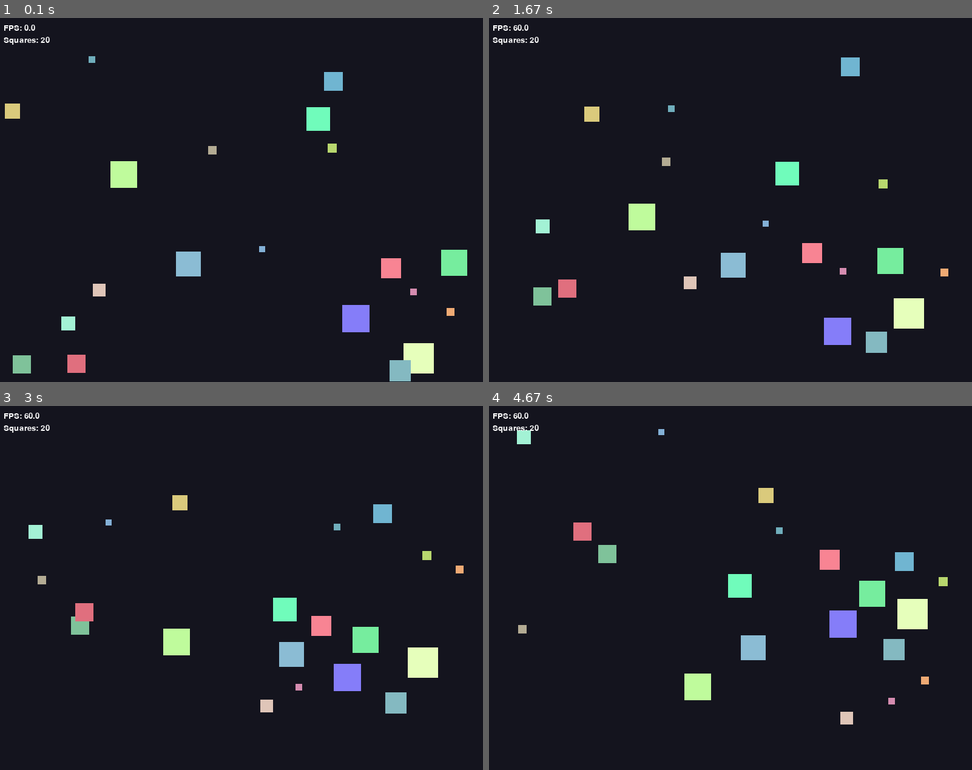
Above: before the commit, frames 1-4 (two rows, left to right).
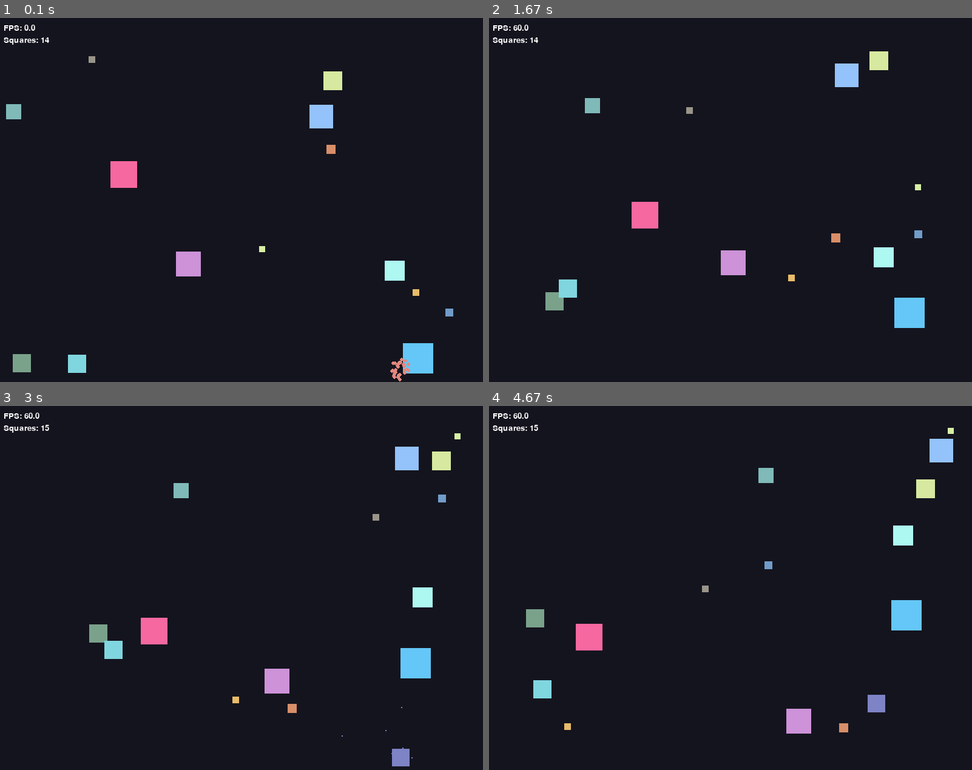
Above: after the commit, the same moments.

Repository: Krishnabansal2006/lab8-pygame
Game: pygame game, started from main.py
The game is run twice, just before and just after one commit, with the same random seed, the same clock (stepped at 60 frames per second) and the same inputs.
Inputs:
- Up to frame 1 (0.1 s): no input
- Up to frame 2 (1.67 s): no input
- Up to frame 3 (3 s): no input
- Up to frame 4 (4.67 s): no input

The runs differ from the first frame. In frame 1, 4.2% of the frame differs, in the area x 1-97%, y 5-100%; in frame 2, 4.9%; in frame 3, 6.4%; in frame 4, 6.5%, in the area x 5-97%, y 5-90%.

Commit message:
feat: Chasing Behavior and clean up

Diff:
--- a/main.py
+++ b/main.py
@@ -2,84 +2,102 @@
 import math
 import pygame
 
-# Window and simulation settings
+# ─── Constants ────────────────────────────────────────────────────────────────
 WIDTH: int = 800
 HEIGHT: int = 600
 FPS: int = 60
-NUM_SQUARES: int = 20
+NUM_SQUARES: int = 15
 BG_COLOR: tuple[int, int, int] = (20, 20, 30)
 MIN_SIZE: int = 10
 MAX_SIZE: int = 50
 MAX_SPEED: float = 4.0
-FLEE_RADIUS: float = 70.0
-
-
+FLEE_RADIUS: float = 70.0      # pixels - small squares detect threats within this range
+CHASE_RADIUS: float = 120.0    # pixels - big squares detect prey within this range
+SEP_RADIUS: float = 30.0       # pixels - squares push apart when closer than this
+
+
+# ─── Particle ─────────────────────────────────────────────────────────────────
 class Particle:
-    """Short-lived dot used for death burst and birth convergence effects."""
+    """
+    Short-lived visual dot.
+    Used for two effects:
+    - Death burst: particles fly outward from where a square died
+    - Birth convergence: particles start scattered and fly inward to birth point
+    """
 
     def __init__(self, x: float, y: float, color: tuple[int, int, int]) -> None:
         self.x: float = x
         self.y: float = y
         self.color: tuple[int, int, int] = color
-        # Random outward direction - overwritten for birth particles
+        # Default: random outward velocity (overridden for birth particles)
         angle: float = random.uniform(0, 2 * math.pi)
-        speed: float = random.uniform(80, 200)
+        speed: float = random.uniform(80, 200)  # pixels per second
         self.vx: float = math.cos(angle) * speed
         self.vy: float = math.sin(angle) * speed
         self.age: float = 0.0
-        self.lifespan: float = random.uniform(0.6, 1.2)
+        self.lifespan: float = random.uniform(0.6, 1.2)  # seconds alive
 
     def update(self, dt: float) -> None:
-        """Move particle and advance its age."""
+        """Move the particle forward and age it."""
         self.age += dt
         self.x += self.vx * dt
         self.y += self.vy * dt
 
     def is_dead(self) -> bool:
-        """Returns True when particle has exceeded its lifespan."""
+        """True when the particle has exceeded its lifespan."""
         return self.age >= self.lifespan
 
     def draw(self, surface: pygame.Surface) -> None:
-        """Draw particle as a shrinking circle that fades toward end of life."""
-        alpha: float = 1.0 - (self.age / self.lifespan)
+        """Draw as a small circle that shrinks and fades as it ages."""
+        alpha: float = 1.0 - (self.age / self.lifespan)  # 1.0 = fresh, 0.0 = dead
         radius: int = max(1, int(4 * alpha))
         pygame.draw.circle(surface, self.color, (int(self.x), int(self.y)), radius)
 
 
+# ─── Square ───────────────────────────────────────────────────────────────────
 class Square:
-    """Main moving entity in the simulation."""
+    """
+    The main entity. Each square:
+    - Moves with jitter (random direction changes)
+    - Flees from bigger squares nearby
+    - Chases smaller squares nearby
+    - Separates from squares that are too close
+    - Steers away from walls
+    - Has a lifespan and dies when it expires or is caught
+    """
 
     def __init__(self, x: float, y: float, size: int, color: tuple[int, int, int]) -> None:
         self.x: float = x
         self.y: float = y
         self.size: int = size
         self.color: tuple[int, int, int] = color
-        # Bigger squares are slower
+        # Bigger squares move slower (speed = MAX_SPEED * MIN_SIZE / size)
         self.max_speed: float = MAX_SPEED * (MIN_SIZE / self.size)
         self.speed: float = self.max_speed
-        self.jitter_timer: int = random.randint(20, 60)
-        # Start moving in a random direction
+        self.jitter_timer: int = random.randint(20, 60)  # frames until next direction nudge
         angle: float = random.uniform(0, 2 * math.pi)
-        self.vx: float = self.speed * math.cos(angle)
-        self.vy: float = self.speed * math.sin(angle)
-        # Each square lives between 5 and 20 seconds
-        self.lifespan: float = random.uniform(5, 20)
-        self.age: float = 0.0
-        # Freeze timer pauses movement after rebirth
-        self.freeze_timer: float = 0.0
+        self.vx: float = self.speed * math.cos(angle)   # velocity x component
+        self.vy: float = self.speed * math.sin(angle)   # velocity y component
+        self.lifespan: float = random.uniform(5, 20)    # seconds until natural death
+        self.age: float = 0.0                           # seconds alive so far
+        self.freeze_timer: float = 0.0                  # seconds to stay frozen after rebirth
 
     def update(self, screen_w: int, screen_h: int, squares: list, dt: float) -> None:
-        """Update position, steering, and age each frame."""
-
-        # If frozen after rebirth, count down and skip movement
+        """
+        Main update called every frame.
+        Order: freeze check → age → jitter → flee → chase → separation
+        → wall steering → blend velocity → clamp speed → move → bounce
+        """
+
+        # 1) Freeze: new squares pause briefly after rebirth
         if self.freeze_timer > 0:
             self.freeze_timer -= dt
             return
 
-        # Age the square toward its death
+        # 2) Age toward natural death
         self.age += dt
 
-        # Jitter: slightly rotate direction every few frames for organic movement
+        # 3) Jitter: slightly rotate velocity every few frames for organic movement
         self.jitter_timer -= 1
         if self.jitter_timer <= 0:
             angle: float = math.atan2(self.vy, self.vx) + random.uniform(-0.1, 0.1)
@@ -87,7 +105,7 @@
             self.vy = self.speed * math.sin(angle)
             self.jitter_timer = random.randint(30, 90)
 
-        # Flee: steer away from nearby bigger squares
+        # 4) Flee: steer away from bigger squares within FLEE_RADIUS
         flee_x: float = 0.0
         flee_y: float = 0.0
         for other in squares:
@@ -98,16 +116,44 @@
                 dy: float = self.y - other.y
                 dist: float = math.hypot(dx, dy)
                 if 0 < dist < FLEE_RADIUS:
-                    # Closer threats push harder
-                    w: float = 1.0 - (dist / FLEE_RADIUS)
+                    w: float = 1.0 - (dist / FLEE_RADIUS)  # stronger when closer
                     flee_x += (dx / dist) * w
                     flee_y += (dy / dist) * w
 
-        # Wall steering: push away from edges before hitting them
+        # 5) Chase: steer toward smaller squares within CHASE_RADIUS
+        chase_x: float = 0.0
+        chase_y: float = 0.0
+        for other in squares:
+            if other is self:
+                continue
+            if other.size < self.size:
+                dx: float = self.x - other.x
+                dy: float = self.y - other.y
+                dist: float = math.hypot(dx, dy)
+                if 0 < dist < CHASE_RADIUS:
+                    w: float = 1.0 - (dist / CHASE_RADIUS)
+                    chase_x += (-dx / dist) * w  # negative = toward target
+                    chase_y += (-dy / dist) * w
+
+        # 6) Separation: push away from any square that overlaps
+        sep_x: float = 0.0
+        sep_y: float = 0.0
+        for other in squares:
+            if other is self:
+                continue
+            dx: float = self.x - other.x
+            dy: float = self.y - other.y
+            dist: float = math.hypot(dx, dy)
+            if 0 < dist < SEP_RADIUS:
+                w: float = 1.0 - (dist / SEP_RADIUS)
+                sep_x += (dx / dist) * w
+                sep_y += (dy / dist) * w
+
+        # 7) Wall steering: gentle push away from screen edges before impact
         wall_x: float = 0.0
         wall_y: float = 0.0
-        margin: int = 40
-        wall_strength: float = 0.35
+        margin: int = 60         # pixels from edge where push begins
+        wall_strength: float = 0.8
 
         if self.x < margin:
             wall_x += wall_strength * (1.0 - self.x / margin)
@@ -120,30 +166,37 @@
             bottom_gap: float = screen_h - (self.y + self.size)
             wall_y -= wall_strength * (1.0 - bottom_gap / margin)
 
-        # Combine flee and wall into one steering force
-        steer_x: float = flee_x + wall_x
-        steer_y: float = flee_y + wall_y
+        # 8) Combine forces - flee takes priority over chase
+        # Separation and wall always apply
+        if flee_x != 0 or flee_y != 0:
+            steer_x: float = flee_x + wall_x + sep_x
+            steer_y: float = flee_y + wall_y + sep_y
+        else:
+            steer_x: float = chase_x + wall_x + sep_x
+            steer_y: float = chase_y + wall_y + sep_y
+
         steer_len: float = math.hypot(steer_x, steer_y)
 
         if steer_len > 0:
-            # Normalize then blend smoothly into current velocity
+            # Normalize to unit vector, then blend 35% new direction into velocity
             steer_x /= steer_len
             steer_y /= steer_len
-            blend: float = 0.22
+            blend: float = 0.35
             self.vx = (1 - blend) * self.vx + blend * steer_x * self.speed
             self.vy = (1 - blend) * self.vy + blend * steer_y * self.speed
 
-        # Clamp speed so no force exceeds max
+        # 9) Clamp: prevent any force from exceeding max speed
         v: float = math.hypot(self.vx, self.vy)
         if v > self.speed:
             self.vx = (self.vx / v) * self.speed
             self.vy = (self.vy / v) * self.speed
 
-        # Time-based movement: dt*60 keeps speed consistent at any frame rate
+        # 10) Move: time-based so speed is frame-rate independent
+        # dt * 60 means at 60 FPS the multiplier is 1.0 (no change)
         self.x += self.vx * dt * 60
         self.y += self.vy * dt * 60
 
-        # Hard bounce off walls
+        # 11) Hard bounce off all four walls
         if self.x < 0:
             self.x = 0
             self.vx = abs(self.vx)
@@ -158,7 +211,7 @@
             self.y = screen_h - self.size
             self.vy = -abs(self.vy)
 
-        # Anti-stick: cancel velocity pointing into a wall
+        # 12) Anti-stick: zero out velocity pointing into a wall
         eps: float = 1e-6
         if self.x <= eps and self.vx < 0:
             self.vx = 0
@@ -170,11 +223,26 @@
             self.vy = 0
 
     def is_dead(self) -> bool:
-        """Returns True when square has lived past its lifespan."""
+        """True when the square has lived past its natural lifespan."""
         return self.age >= self.lifespan
 
+    def is_caught(self, squares: list) -> bool:
+        """True if a bigger square is physically overlapping this square."""
+        cx1: float = self.x + self.size / 2
+        cy1: float = self.y + self.size / 2
+        for other in squares:
+            if other is self:
+                continue
+            if other.size > self.size:
+                cx2: float = other.x + other.size / 2
+                cy2: float = other.y + other.size / 2
+                dist: float = math.hypot(cx1 - cx2, cy1 - cy2)
+                if dist < (self.size + other.size) / 2:
+                    return True
+        return False
+
     def draw(self, surface: pygame.Surface) -> None:
-        """Draw the square as a filled rectangle."""
+        """Draw as a solid colored rectangle."""
         pygame.draw.rect(
             surface,
             self.color,
@@ -182,45 +250,55 @@
         )
 
 
+# ─── Factory functions ────────────────────────────────────────────────────────
+
 def create_square(screen_w: int, screen_h: int) -> Square:
-    """Create one square at a random position with random size and color."""
+    """Create one square with random size, position and color."""
     size: int = random.randint(MIN_SIZE, MAX_SIZE)
     x: float = random.uniform(0, screen_w - size)
     y: float = random.uniform(0, screen_h - size)
-    color: tuple[int, int, int] = (random.randint(100, 255), random.randint(100, 255), random.randint(100, 255))
+    color: tuple[int, int, int] = (
+        random.randint(100, 255),
+        random.randint(100, 255),
+        random.randint(100, 255),
+    )
     return Square(x, y, size, color)
 
 
 def create_squares(n: int, screen_w: int, screen_h: int) -> list[Square]:
-    """Create n squares at random positions."""
+    """Create n squares."""
     return [create_square(screen_w, screen_h) for _ in range(n)]
 
 
 def create_death_particles(x: float, y: float, color: tuple[int, int, int]) -> list[Particle]:
-    """Burst of particles flying outward from death position."""
+    """30 particles bursting outward from death position."""
     return [Particle(x, y, color) for _ in range(30)]
 
 
 def create_birth_particles(x: float, y: float, color: tuple[int, int, int]) -> list[Particle]:
-    """Particles start scattered around birth position and converge inward."""
+    """
+    30 particles that start scattered and converge toward birth position.
+    Each particle starts at a random offset and its velocity points inward.
+    """
     particles: list[Particle] = []
     for _ in range(30):
-        # Start at random offset from birth point
         angle: float = random.uniform(0, 2 * math.pi)
         distance: float = random.uniform(50, 150)
         start_x: float = x + math.cos(angle) * distance
         start_y: float = y + math.sin(angle) * distance
         p: Particle = Particle(start_x, start_y, color)
-        # Override velocity to point toward birth center
         speed: float = random.uniform(80, 200)
         dx: float = x - start_x
         dy: float = y - start_y
         length: float = math.hypot(dx, dy)
+        # Override default outward velocity with inward direction
         p.vx = (dx / length) * speed
         p.vy = (dy / length) * speed
         particles.append(p)
     return particles
 
+
+# ─── Main loop ────────────────────────────────────────────────────────────────
 
 def main() -> None:
     pygame.init()
@@ -228,15 +306,16 @@
     screen: pygame.Surface = pygame.display.set_mode((WIDTH, HEIGHT))
     pygame.display.set_caption("Random Squares")
     clock: pygame.time.Clock = pygame.time.Clock()
+
     squares: list[Square] = create_squares(NUM_SQUARES, WIDTH, HEIGHT)
     particles: list[Particle] = []
-    # Each entry stores (spawn_time, x, y) for a pending rebirth
+    # pending_spawns: list of (target_time, x, y) for delayed rebirths
     pending_spawns: list[tuple[float, float, float]] = []
     current_time: float = 0.0
 
     running: bool = True
     while running:
-        dt: float = clock.tick(FPS) / 1000.0
+        dt: float = clock.tick(FPS) / 1000.0  # seconds since last frame
         current_time += dt
 
         for event in pygame.event.get():
@@ -245,34 +324,35 @@
 
         screen.fill(BG_COLOR)
 
-        # Update squares and handle deaths
+        # Update all squares and collect dead ones
         alive: list[Square] = []
         for sq in squares:
             sq.update(WIDTH, HEIGHT, squares, dt)
-            if sq.is_dead():
-                # Death burst at square center
+            if sq.is_dead() or sq.is_caught(squares):
+                # Square died - burst particles and schedule rebirth
                 cx: float = sq.x + sq.size / 2
                 cy: float = sq.y + sq.size / 2
                 particles.extend(create_death_particles(cx, cy, sq.color))
-                # Schedule rebirth at same position 2 seconds later
                 pending_spawns.append((current_time + 2.0, cx, cy))
             else:
                 alive.append(sq)
-        squares = alive
-
-        # Spawn any rebirths whose timer has elapsed
+        squares = alive  # safe swap - never mutate list during iteration
+
+        # Spawn rebirths whose delay has elapsed
         still_pending: list[tuple[float, float, float]] = []
         for spawn_time, bx, by in pending_spawns:
             if current_time >= spawn_time:
                 size: int = random.randint(MIN_SIZE, MAX_SIZE)
-                color: tuple[int, int, int] = (random.randint(100, 255), random.randint(100, 255), random.randint(100, 255))
-                # Spawn at death position
+                color: tuple[int, int, int] = (
+                    random.randint(100, 255),
+                    random.randint(100, 255),
+                    random.randint(100, 255),
+                )
                 new_sq: Square = Square(bx - size / 2, by - size / 2, size, color)
                 new_sq.vx = 0.0
                 new_sq.vy = 0.0
                 new_sq.age = 0.0
-                # Freeze for 1 second so birth particles can converge first
-                new_sq.freeze_timer = 1.0
+                new_sq.freeze_timer = 1.0  # pause while birth particles converge
                 particles.extend(create_birth_particles(bx, by, color))
                 squares.append(new_sq)
             else:
@@ -283,12 +363,13 @@
         for sq in squares:
             sq.draw(screen)
 
-        # Update and draw particles
+        # Update and draw particles, removing expired ones
         particles = [p for p in particles if not p.is_dead()]
         for p in particles:
             p.update(dt)
             p.draw(screen)
 
+        # HUD
         fps_text: pygame.Surface = font.render(f"FPS: {clock.get_fps():.1f}", True, (255, 255, 255))
         screen.blit(fps_text, (10, 10))
         count_text: pygame.Surface = font.render(f"Squares: {len(squares)}", True, (255, 255, 255))
Not shown, changed: MY_NOTES.md
